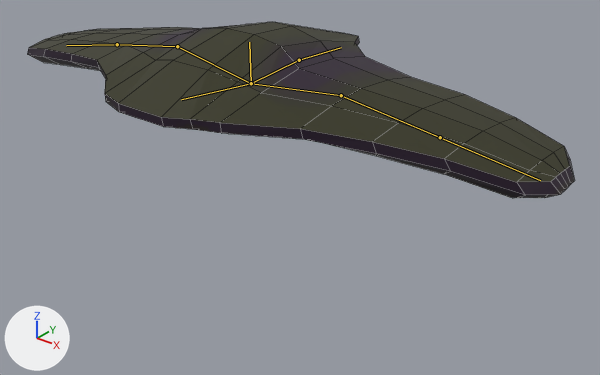
An edit to the Blender file Models/npc_invisomut.blend, drawn before and after from the same camera.
Rendered twice from a 50 mm lens placed at (1.477, -1.643, 1.273), pointed at (0.126, 0.046, 0.225). Arrows for +X, +Y and +Z are at lower left; the lights stay in place. The older version comes first. The bones that bend it are drawn over the model as lines. Mesh edges are drawn as thin lines.

Objects in the first picture: 'npc_inviso_mut_mesh'.
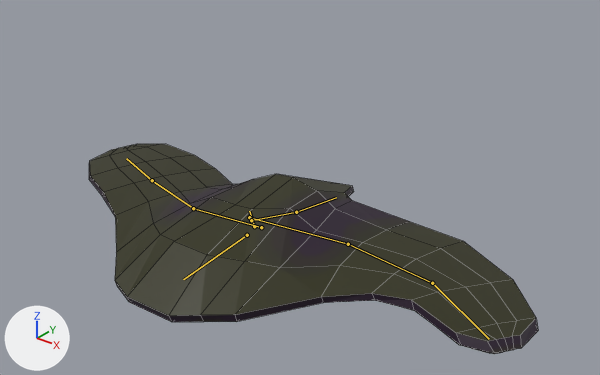
The newer file adds an action. The first version stands in its rest pose; the second is drawn at frame 103 of the action 'All'.

The edits, one by one:
Bone 'Bone' (bone_bone) moves from (0.0, 0.0, 0.0) to (0.0, -0.448, 0.0).
Bone 'Bone' (bone_bone) turns from (0, 0, 0) to (0, 0, -19) degrees about its own x, y and z.
Bone 'Bone' (bone_bone) is rescaled from (1.0, 1.0, 1.0) to (0.54, 0.54, 0.54).
Bone 'Bone.001' (bone_bone_001) moves from (0.0, 0.0, 0.0) to (0.0, -0.066, -0.419).
Bone 'Bone.001' (bone_bone_001) turns from (0, 0, 0) to (-13, 3, 21) degrees about its own x, y and z.
Bone 'Bone.001' (bone_bone_001) is rescaled from (1.0, 1.0, 1.0) to (1.0, 1.0, 0.84).
Bone 'Bone.002' (bone_bone_002) moves from (0.0, 0.0, 0.0) to (0.0, -0.007, 0.019).
Bone 'Bone.002' (bone_bone_002) turns from (0, 0, 0) to (19, 8, -22) degrees about its own x, y and z.
Bone 'Bone.003' (bone_bone_003) moves from (0.0, 0.0, 0.0) to (0.0, 0.011, -0.082).
Bone 'Bone.003' (bone_bone_003) turns from (0, 0, 0) to (-1, -7, -24) degrees about its own x, y and z.
Bone 'Bone.004' (bone_bone_004) moves from (0.0, 0.0, 0.0) to (0.005, -0.114, 0.425).
Bone 'Bone.004' (bone_bone_004) turns from (0, 0, 0) to (17, -3, -1) degrees about its own x, y and z.
Bone 'Bone.004' (bone_bone_004) is rescaled from (1.0, 1.0, 1.0) to (1.0, 1.0, 0.8).
Bone 'Bone.005' (bone_bone_005) moves from (0.0, 0.0, 0.0) to (0.0, -0.016, -0.019).
Bone 'Bone.005' (bone_bone_005) turns from (0, 0, 0) to (-25, 15, 9) degrees about its own x, y and z.
Bone 'Bone.006' (bone_bone_006) moves from (0.0, 0.0, 0.0) to (0.0, 0.02, 0.084).
Bone 'Bone.006' (bone_bone_006) turns from (0, 0, 0) to (1, -6, 8) degrees about its own x, y and z.
Bone 'Bone.007' (bone_bone_007) moves from (0.0, 0.0, 0.0) to (0.0, -0.047, -0.421).
Bone 'Bone.007' (bone_bone_007) turns from (0, 0, 0) to (-19, -4, 0) degrees about its own x, y and z.
Bone 'Bone.008' (bone_bone_008) moves from (0.0, 0.0, 0.0) to (0.0, -0.03, 0.079).
Bone 'Bone.008' (bone_bone_008) turns from (0, 0, 0) to (15, -4, -2) degrees about its own x, y and z.
Bone 'Bone.009' (bone_bone_009) moves from (0.0, 0.0, 0.0) to (0.0, -0.014, -0.463).
Bone 'Bone.009' (bone_bone_009) turns from (0, 0, 0) to (-12, 0, 0) degrees about its own x, y and z.

Pixel boxes (x1, y1, x2, y2) of what changed, in the pictures (600 x 375 px):
'npc_inviso_mut_mesh', posed (18% narrower, 19% taller)
    before: (27, 22, 575, 198)
    after: (89, 144, 538, 354)
bone 'Bone', root to tip
    before: (251, 83) to (249, 42)
    after: (254, 226) to (249, 211)
bone 'Bone.001', root to tip
    before: (251, 83) to (341, 95)
    after: (249, 217) to (348, 244)
bone 'Bone.002', root to tip
    before: (341, 95) to (440, 137)
    after: (348, 244) to (432, 283)
bone 'Bone.003', root to tip
    before: (440, 137) to (540, 180)
    after: (432, 283) to (489, 339)
bone 'Bone.004', root to tip
    before: (251, 83) to (177, 46)
    after: (261, 227) to (193, 208)
bone 'Bone.005', root to tip
    before: (177, 46) to (117, 44)
    after: (193, 208) to (152, 180)
bone 'Bone.006', root to tip
    before: (117, 44) to (66, 45)
    after: (152, 180) to (126, 158)
bone 'Bone.007', root to tip
    before: (251, 83) to (299, 60)
    after: (251, 220) to (296, 212)
bone 'Bone.008', root to tip
    before: (299, 60) to (341, 47)
    after: (296, 212) to (336, 197)
bone 'Bone.009', root to tip
    before: (251, 83) to (181, 99)
    after: (247, 235) to (183, 279)
